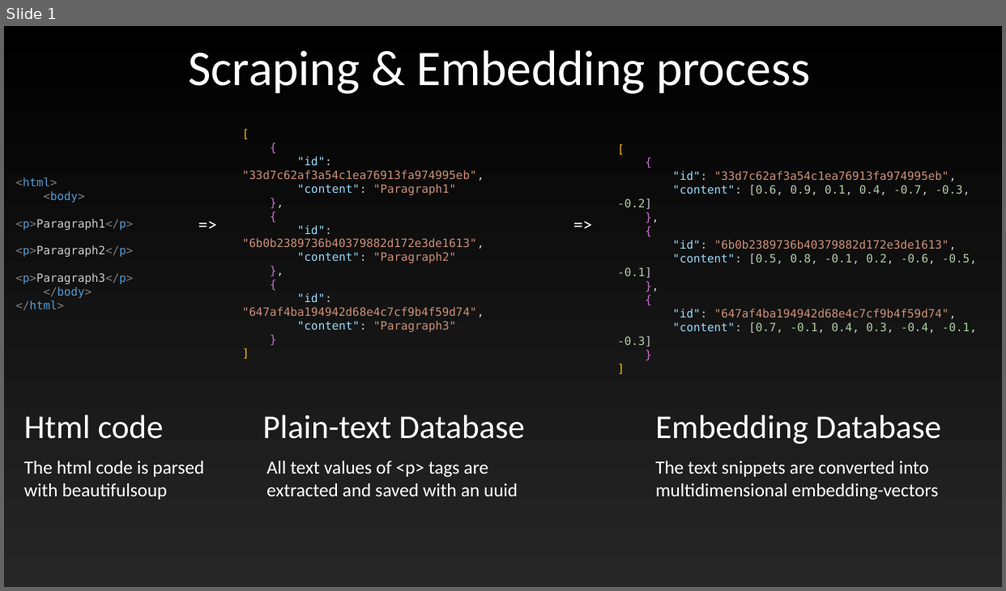
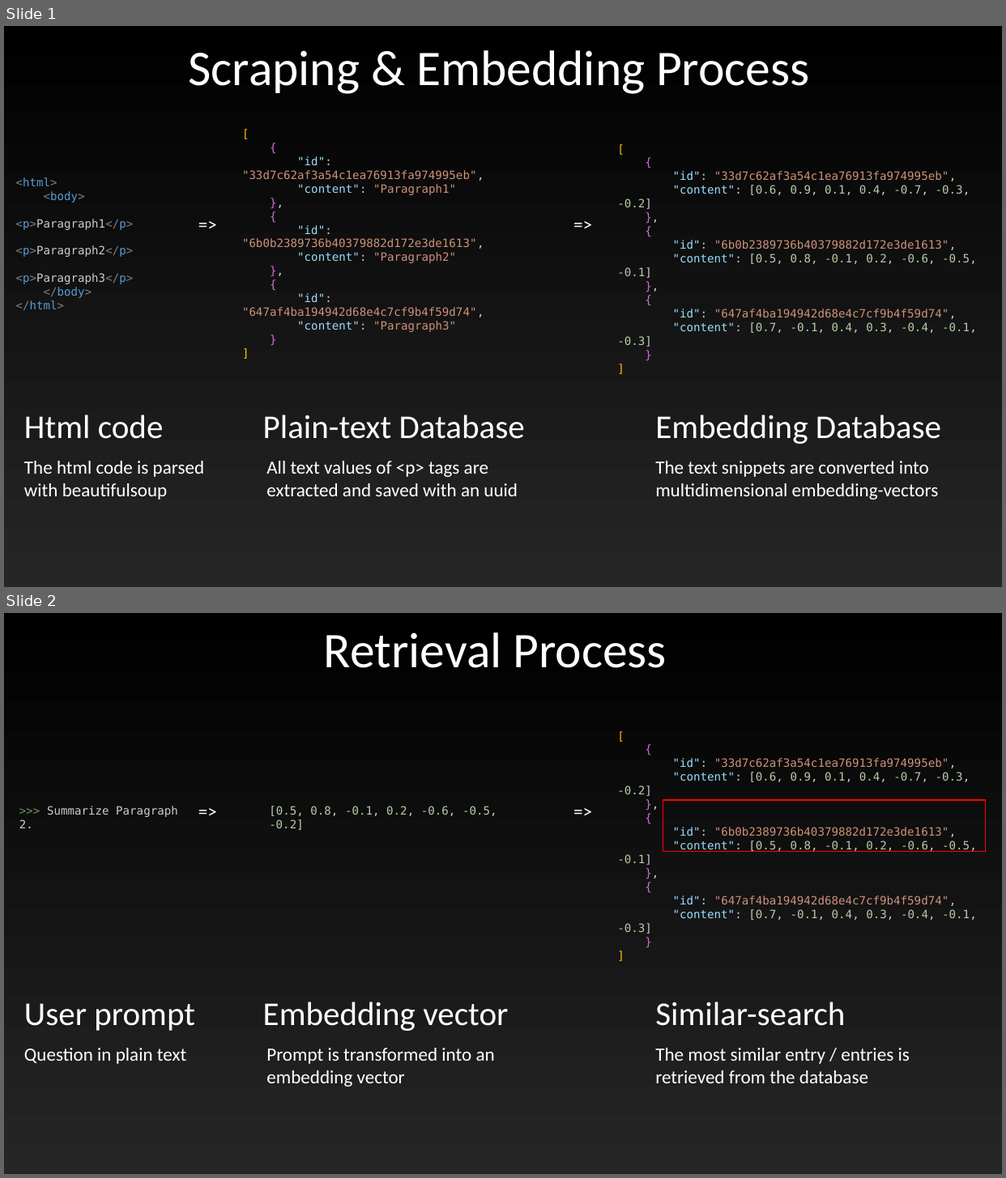
Before and after one commit to Logogistiks/website2llm, a slide deck: images/visualisation.pptx. Shown one above the other, each under a label of ours: slide 1 before the commit, slides 1 and 2 after it. The pictures are 1006x591 and 1006x1178 pixels, drawn with LibreOffice and Linux fonts; fonts in the diff are those of the drawing. Boxes give left, top, right and bottom in pixels: in the first picture for what was removed or moved away, otherwise in the second. Text is boxed around its words. In the diff, an @@ line names an element or a change of style, - is before the commit and + after.

```diff
--- a/images/visualisation.pptx
+++ b/images/visualisation.pptx
@@ slide 2 added at bbox=[4, 613, 1002, 1174], background gradient #000000 to #262626 @@
@@ text added at bbox=[324, 632, 667, 668], 48 pt, text #FFFFFF @@
+Retrieval Process
@@ text added at bbox=[617, 758, 977, 934], 11 pt, text #CE9178 @@
+[
+{
+"id": "33d7c62af3a54c1ea76913fa974995eb",
+"content": [0.6, 0.9, 0.1, 0.4, -0.7, -0.3, -0.2]
+},
+{
+"id": "6b0b2389736b40379882d172e3de1613",
+"content": [0.5, 0.8, -0.1, 0.2, -0.6, -0.5, -0.1]
+},
+{
+"id": "647af4ba194942d68e4c7cf9b4f59d74",
+"content": [0.7, -0.1, 0.4, 0.3, -0.4, -0.1, -0.3]
+}
+]
@@ text added at bbox=[19, 806, 178, 828], 11 pt, text #CCCCCC @@
+>>> Summarize Paragraph 2.
@@ text added at bbox=[191, 796, 225, 825], 18 pt, text #FFFFFF @@
+=>
@@ text added at bbox=[269, 806, 497, 830], 11 pt, text #B5CEA8 @@
+[0.5, 0.8, -0.1, 0.2, -0.6, -0.5, -0.2]
@@ text added at bbox=[566, 796, 600, 825], 18 pt, text #FFFFFF @@
+=>
@@ rectangle added at bbox=[663, 800, 987, 852], outline #FF0000 1 pt @@
@@ text added at bbox=[24, 1003, 195, 1031], 32 pt, text #FFFFFF @@
+User prompt
@@ text added at bbox=[263, 1002, 508, 1031], 32 pt, text #FFFFFF @@
+Embedding vector
@@ text added at bbox=[655, 1002, 845, 1026], 32 pt, text #FFFFFF @@
+Similar-search
@@ text added at bbox=[24, 1048, 186, 1064], 18 pt, text #FFFFFF @@
+Question in plain text
@@ text added at bbox=[266, 1048, 495, 1087], 18 pt, text #FFFFFF @@
+Prompt is transformed into an embedding vector
@@ text added at bbox=[655, 1048, 910, 1084], 18 pt, text #FFFFFF @@
+The most similar entry / entries is retrieved from the database
@@ slide 1 changed as well @@
@@ text at bbox=[189, 50, 809, 94]: text changed @@
-Scraping & Embedding process
+Scraping & Embedding Process
```
Also in this commit, not shown: 1 other slide added, 3 other files.
